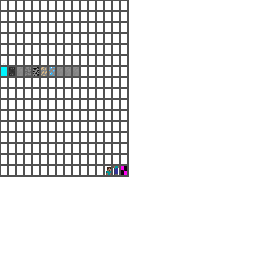
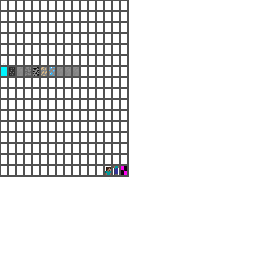
Layer changes from the first w=256, h=256 image to the second:
painted on "term_font.png" over (10, 70, 110, 180)
